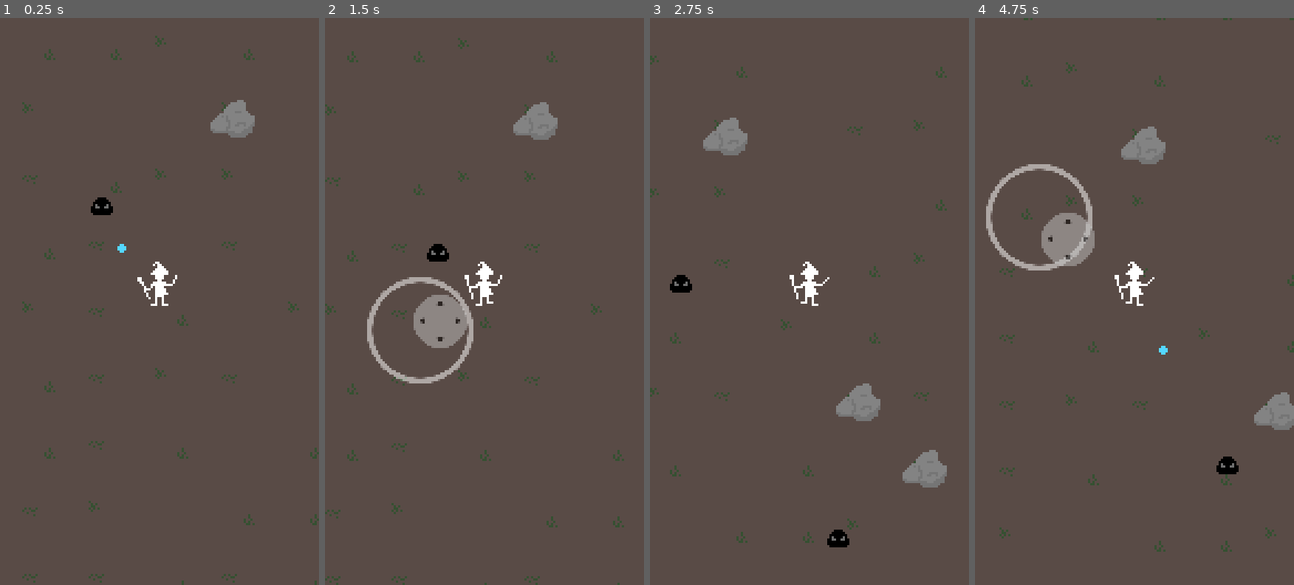
Above: before the commit, frames 1-4 (left to right).
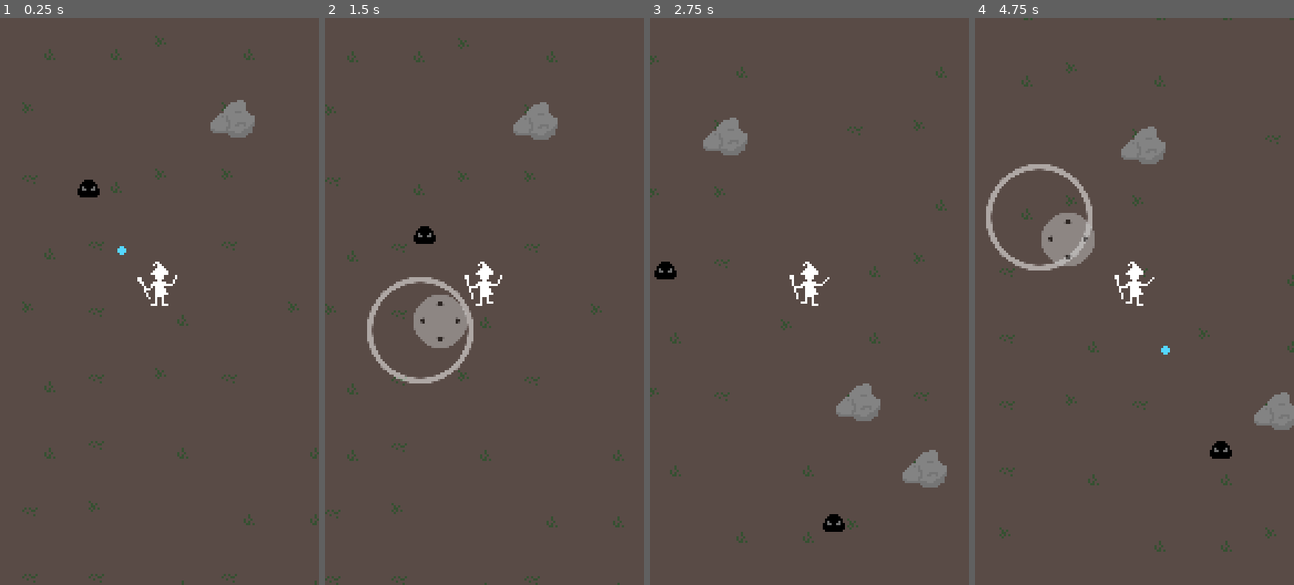
Above: after the commit, the same moments.

Repository: polyarik/wizard-legacy
Game: Godot game, scene res://scenes/game/locations/demo_location.tscn
Two runs of this game, one before a commit and one after it. Both use one fixed random seed, a clock stepped at 60 frames per second and the inputs below.
Inputs (mouse positions are in pixels of both pictures, inside the frame that each line leads up to):
- Up to frame 1 (0.25 s): no input
- Up to frame 2 (1.5 s): move the mouse to (554, 273) at 0.52 s; hold Right (ui_right) 0.53-1.25 s; click (554, 273) at 0.67 s; drag from (420, 329) to (484, 301) at 1.27 s
- Up to frame 3 (2.75 s): move the mouse to (841, 176) at 2.02 s; hold Right (ui_right) from 2.03 s (still down)
- Up to frame 4 (4.75 s): release Right (ui_right) at 2.75 s; drag from (1118, 414) to (1006, 284) at 2.77 s; move the mouse to (1230, 386) at 3.52 s; hold Left (ui_left) 3.53-4.25 s; drag from (1038, 216) to (1163, 312) at 4.27 s

The runs differ from the first frame. In frame 1, 0.4% of the frame differs, in the area x 24-40%, y 28-42%; in frame 2, 0.3%; in frame 3, 0.7%, in the area x 1-63%, y 42-94%; in frame 4, 0.4%.

Commit message:
🔧 fix all collisions

Diff:
--- a/scenes/game/characters/player/player.tscn
+++ b/scenes/game/characters/player/player.tscn
@@ -1,25 +1,7 @@
-[gd_scene load_steps=26 format=3 uid="uid://caagcfxut0gva"]
+[gd_scene load_steps=24 format=3 uid="uid://caagcfxut0gva"]
 
 [ext_resource type="Script" path="res://scenes/game/characters/player/player.gd" id="1_dxvgr"]
 [ext_resource type="Texture2D" uid="uid://dlg1p7m1cse3i" path="res://scenes/game/characters/player/player.png" id="3_e7se3"]
-
-[sub_resource type="CircleShape2D" id="CircleShape2D_v41s8"]
-radius = 7.25
-
-[sub_resource type="Animation" id="Animation_4egaw"]
-length = 0.001
-tracks/0/type = "value"
-tracks/0/imported = false
-tracks/0/enabled = true
-tracks/0/path = NodePath("PlayerShape/PlayerSprite:frame")
-tracks/0/interp = 1
-tracks/0/loop_wrap = true
-tracks/0/keys = {
-"times": PackedFloat32Array(0),
-"transitions": PackedFloat32Array(1),
-"update": 1,
-"values": [2]
-}
 
 [sub_resource type="Animation" id="Animation_fcl6t"]
 resource_name = "attack"
@@ -27,7 +9,7 @@
 tracks/0/type = "value"
 tracks/0/imported = false
 tracks/0/enabled = true
-tracks/0/path = NodePath("PlayerShape/PlayerSprite:frame")
+tracks/0/path = NodePath("PlayerSprite:frame")
 tracks/0/interp = 1
 tracks/0/loop_wrap = true
 tracks/0/keys = {
@@ -43,7 +25,7 @@
 tracks/0/type = "value"
 tracks/0/imported = false
 tracks/0/enabled = true
-tracks/0/path = NodePath("PlayerShape/PlayerSprite:frame")
+tracks/0/path = NodePath("PlayerSprite:frame")
 tracks/0/interp = 1
 tracks/0/loop_wrap = true
 tracks/0/keys = {
@@ -60,7 +42,7 @@
 tracks/0/type = "value"
 tracks/0/imported = false
 tracks/0/enabled = true
-tracks/0/path = NodePath("PlayerShape/PlayerSprite:frame")
+tracks/0/path = NodePath("PlayerSprite:frame")
 tracks/0/interp = 1
 tracks/0/loop_wrap = true
 tracks/0/keys = {
@@ -76,7 +58,7 @@
 tracks/0/type = "value"
 tracks/0/imported = false
 tracks/0/enabled = true
-tracks/0/path = NodePath("PlayerShape/PlayerSprite:frame")
+tracks/0/path = NodePath("PlayerSprite:frame")
 tracks/0/interp = 1
 tracks/0/loop_wrap = true
 tracks/0/keys = {
@@ -88,7 +70,6 @@
 
 [sub_resource type="AnimationLibrary" id="AnimationLibrary_qetrv"]
 _data = {
-"RESET": SubResource("Animation_4egaw"),
 "attack": SubResource("Animation_fcl6t"),
 "hurt": SubResource("Animation_xsn4u"),
 "idle": SubResource("Animation_appgp"),
@@ -145,20 +126,21 @@
 [sub_resource type="AnimationNodeStateMachinePlayback" id="AnimationNodeStateMachinePlayback_0x1nf"]
 
 [node name="Player" type="CharacterBody2D" groups=["Player"]]
-collision_layer = 3
+collision_layer = 2
 safe_margin = 0.2
 script = ExtResource("1_dxvgr")
 
-[node name="PlayerShape" type="CollisionShape2D" parent="."]
+[node name="PlayerShape" type="CollisionPolygon2D" parent="."]
+self_modulate = Color(0, 0.498039, 1, 1)
 position = Vector2(0, -5)
-shape = SubResource("CircleShape2D_v41s8")
+polygon = PackedVector2Array(-4, 7, 4, 7, 4, -7, -4, -7)
 
-[node name="PlayerSprite" type="Sprite2D" parent="PlayerShape"]
+[node name="PlayerSprite" type="Sprite2D" parent="."]
+position = Vector2(0, -5)
 texture = ExtResource("3_e7se3")
 offset = Vector2(0, -3)
 hframes = 2
 vframes = 3
-frame = 2
 
 [node name="PlayerAnimations" type="AnimationPlayer" parent="."]
 libraries = {
--- a/scenes/game/characters/slime/slime.tscn
+++ b/scenes/game/characters/slime/slime.tscn
@@ -1,34 +1,30 @@
-[gd_scene load_steps=5 format=3 uid="uid://bsfbbyp11lrg3"]
+[gd_scene load_steps=3 format=3 uid="uid://bsfbbyp11lrg3"]
 
 [ext_resource type="Script" path="res://scenes/game/characters/slime/slime.gd" id="1_4spfw"]
 [ext_resource type="Texture2D" uid="uid://cwcnlue1vquf1" path="res://scenes/game/characters/slime/slime.png" id="2_vpgo5"]
 
-[sub_resource type="CapsuleShape2D" id="CapsuleShape2D_vow54"]
-radius = 3.85
-height = 9.0
-
-[sub_resource type="CircleShape2D" id="CircleShape2D_bs0me"]
-radius = 5.0
-
 [node name="Slime" type="CharacterBody2D" groups=["Enemy"]]
-collision_layer = 5
+collision_layer = 4
+collision_mask = 5
 safe_margin = 0.4
 script = ExtResource("1_4spfw")
 
-[node name="SlimeShape" type="CollisionShape2D" parent="."]
+[node name="SlimeShape" type="CollisionPolygon2D" parent="."]
+self_modulate = Color(0, 0, 1, 1)
+polygon = PackedVector2Array(0, 2, 5, 2, 5, -2, 2, -6, -2, -6, -5, -2, -5, 2)
+
+[node name="SlimeSprite" type="Sprite2D" parent="."]
 position = Vector2(0, -2)
-shape = SubResource("CapsuleShape2D_vow54")
-
-[node name="Sprite2D" type="Sprite2D" parent="SlimeShape"]
 texture = ExtResource("2_vpgo5")
 
 [node name="Hitbox" type="Area2D" parent="."]
+modulate = Color(1, 0, 0.0941176, 1)
 position = Vector2(0, -2)
 collision_layer = 0
 collision_mask = 2
 
-[node name="CollisionShape2D" type="CollisionShape2D" parent="Hitbox"]
-shape = SubResource("CircleShape2D_bs0me")
-debug_color = Color(0.988235, 0, 0.298039, 0.419608)
+[node name="SlimeShape2" type="CollisionPolygon2D" parent="Hitbox"]
+position = Vector2(0, 2)
+polygon = PackedVector2Array(0, 2, 5, 2, 5, -2, 2, -6, -2, -6, -5, -2, -5, 2)
 
 [connection signal="body_entered" from="Hitbox" to="." method="_on_hitbox_body_entered"]
--- a/scenes/game/locations/demo_location.tscn
+++ b/scenes/game/locations/demo_location.tscn
@@ -49,10 +49,10 @@
 remote_path = NodePath("../../../Camera")
 
 [node name="Slime" parent="Characters" instance=ExtResource("2_0iq0t")]
-position = Vector2(43, 83)
+position = Vector2(37, 75)
 
 [node name="Slime2" parent="Characters" instance=ExtResource("2_0iq0t")]
-position = Vector2(183, 276)
+position = Vector2(181, 269)
 
 [node name="Projectiles" type="Node2D" parent="."]
 
--- a/scenes/game/particles/magic_missile/magic_missile.tscn
+++ b/scenes/game/particles/magic_missile/magic_missile.tscn
@@ -1,18 +1,17 @@
-[gd_scene load_steps=4 format=3 uid="uid://dbjn7oppdphpi"]
+[gd_scene load_steps=3 format=3 uid="uid://dbjn7oppdphpi"]
 
 [ext_resource type="Script" path="res://scenes/game/particles/magic_missile/magic_missile.gd" id="1_yky3a"]
 [ext_resource type="Texture2D" uid="uid://bmhkylv71ncbk" path="res://scenes/game/particles/magic_missile/magic_missile.png" id="2_vpa58"]
 
-[sub_resource type="CircleShape2D" id="CircleShape2D_ho1nb"]
-radius = 1.7
-
 [node name="MagicMissile" type="Area2D" groups=["Projectile"]]
+collision_layer = 8
+collision_mask = 7
 script = ExtResource("1_yky3a")
 
 [node name="Sprite" type="Sprite2D" parent="."]
 texture = ExtResource("2_vpa58")
 
-[node name="Shape" type="CollisionShape2D" parent="."]
-shape = SubResource("CircleShape2D_ho1nb")
+[node name="Shape" type="CollisionPolygon2D" parent="."]
+polygon = PackedVector2Array(0, -2, -2, 0, 0, 2, 2, 0)
 
 [connection signal="body_entered" from="." to="." method="_on_body_entered"]
--- a/scenes/game/static/rock.tscn
+++ b/scenes/game/static/rock.tscn
@@ -1,19 +1,16 @@
-[gd_scene load_steps=3 format=3 uid="uid://c7wy6qbyiwlbl"]
+[gd_scene load_steps=2 format=3 uid="uid://c7wy6qbyiwlbl"]
 
 [ext_resource type="Texture2D" uid="uid://e387x0doucif" path="res://assets/sprites/static/rock.png" id="1_kvkm5"]
 
-[sub_resource type="CapsuleShape2D" id="CapsuleShape2D_rglp1"]
-radius = 6.25
-height = 20.0
+[node name="Rock" type="StaticBody2D" groups=["Static"]]
+collision_mask = 0
 
-[node name="Rock" type="StaticBody2D" groups=["Static"]]
-
-[node name="Shape" type="CollisionShape2D" parent="."]
+[node name="Shape" type="CollisionPolygon2D" parent="."]
+modulate = Color(0, 1, 0, 1)
 position = Vector2(0, 3)
 rotation = 1.5708
-shape = SubResource("CapsuleShape2D_rglp1")
+polygon = PackedVector2Array(6, 0.999978, 5.99998, -6.00002, 0.999964, -10, -4.00004, -9.99999, -6.00002, -5.99998, -5.99999, 4.00002, 3.62396e-05, 10, 3.00004, 9.99999, 4.00002, 5.99999, 4.00001, 1.99999)
 
-[node name="Sprite" type="Sprite2D" parent="Shape"]
-position = Vector2(-3, 1.31134e-07)
-rotation = -1.5708
+[node name="Sprite" type="Sprite2D" parent="."]
+position = Vector2(1.07288e-05, 0)
 texture = ExtResource("1_kvkm5")
